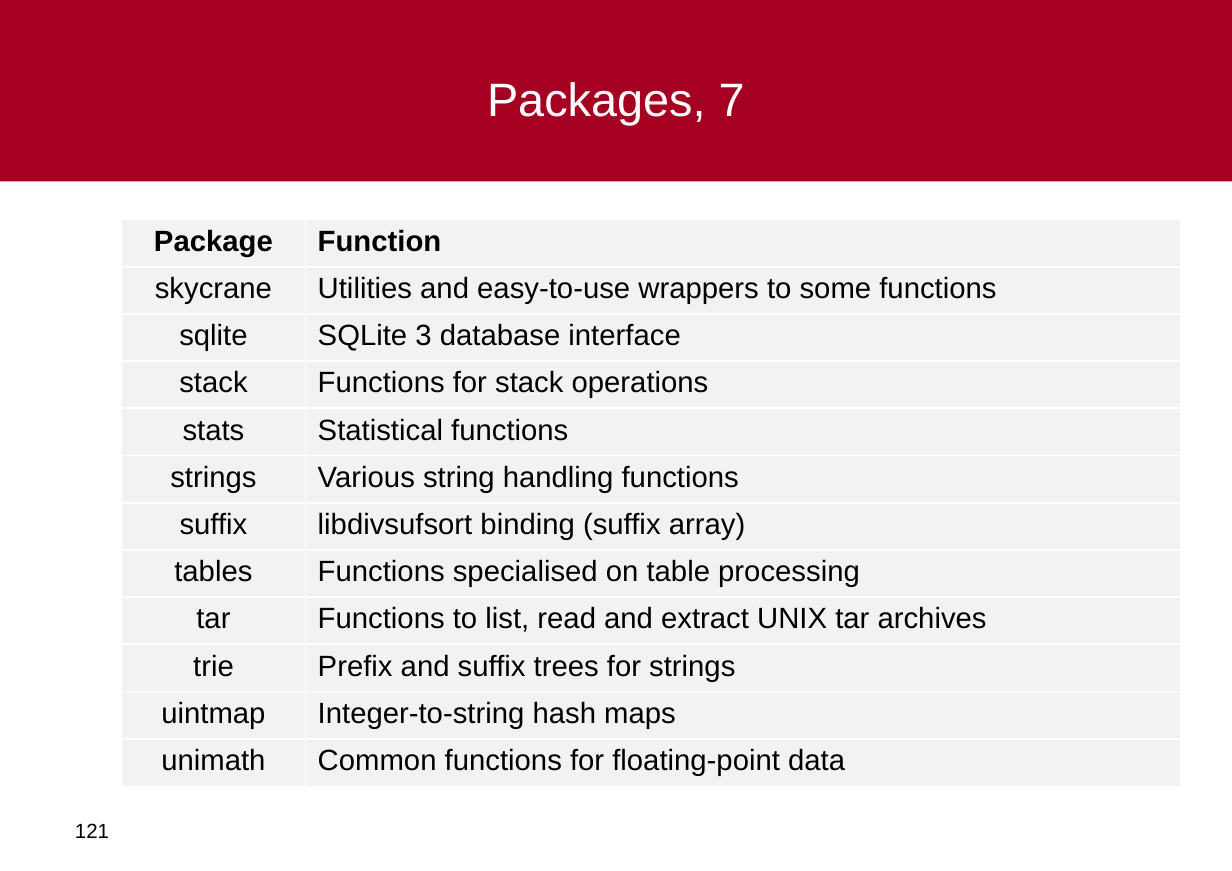
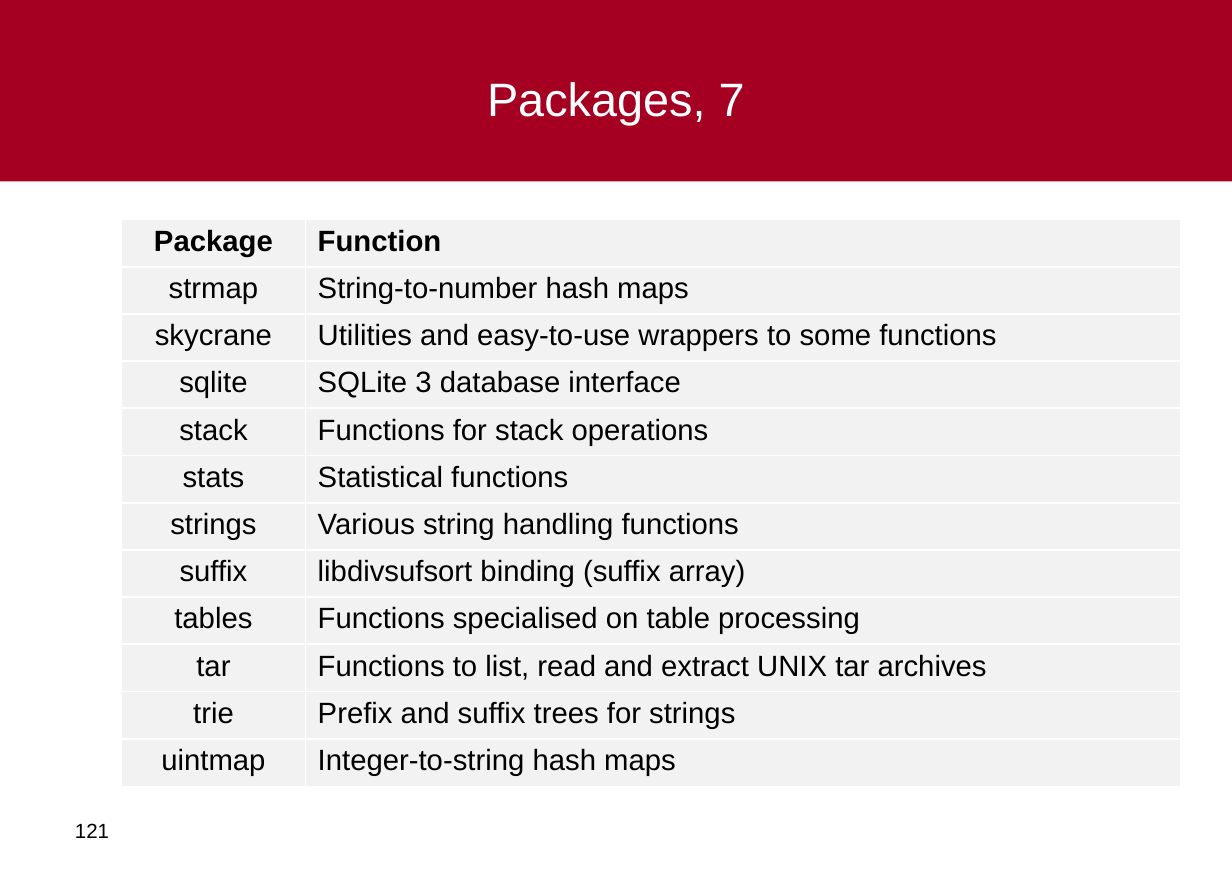
Before and after one commit to al-agena/Agena, a slide deck: slide 121 of doc/agena-crashcourse.ppt. Drawn at 1232x871 pixels with LibreOffice and Linux fonts; fonts in the diff are those of the drawing; background and template pictures are left out. Boxes give left, top, right and bottom in pixels: in the first picture for what was removed or moved away, otherwise in the second. Text is boxed around its words. In the diff, an @@ line names an element or a change of style, - is before the commit and + after.

```diff
--- a/doc/agena-crashcourse.ppt
+++ b/doc/agena-crashcourse.ppt
@@ table at [121, 219, 1180, 783] @@
+row 2: strmap | String-to-number hash maps
-row 12: unimath | Common functions for floating-point data
```
Also in this commit, not shown: 10 other slides changed, 4 other files.
